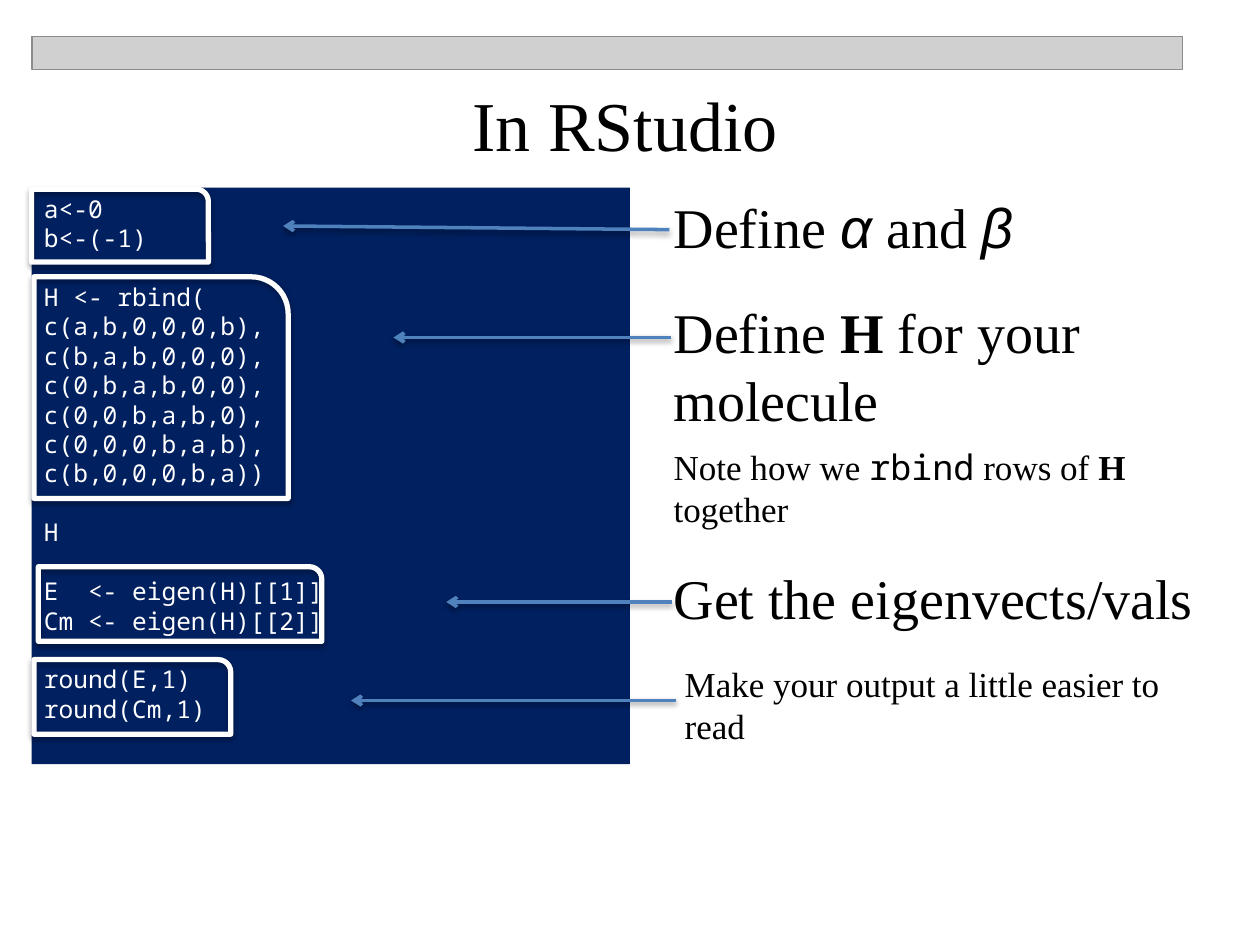
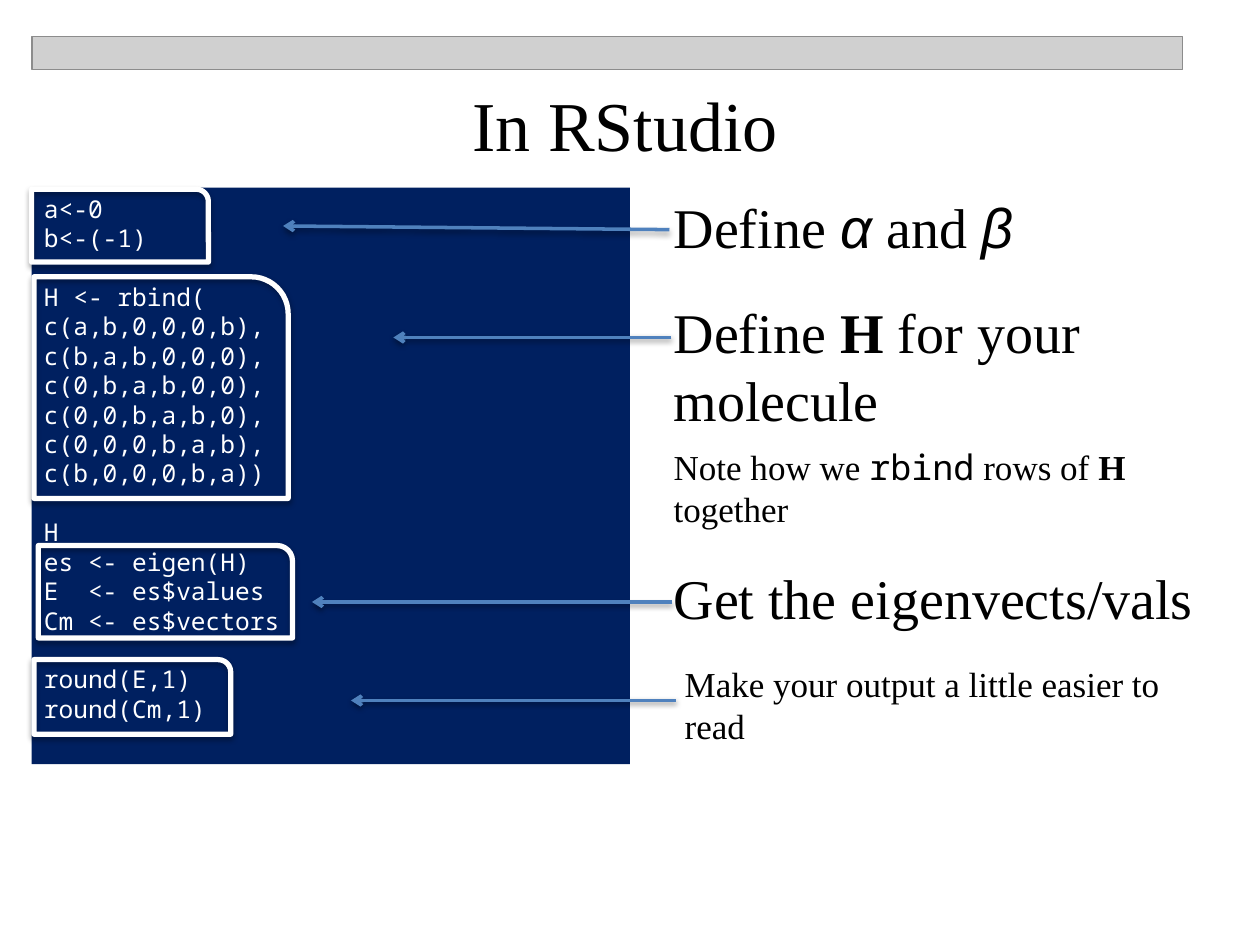
Before and after one commit to npetraco/CHE302, a slide deck: slide 9 of Laboratories/Lab5/Huckel_MO_Workshop.pptx. Drawn at 1260x945 pixels with LibreOffice and Linux fonts; fonts in the diff are those of the drawing; grey boxes stand for pictures. Boxes give left, top, right and bottom in pixels: in the first picture for what was removed or moved away, otherwise in the second. Text is boxed around its words. In the diff, an @@ line names an element or a change of style, - is before the commit and + after.

```diff
--- a/Laboratories/Lab5/Huckel_MO_Workshop.pptx
+++ b/Laboratories/Lab5/Huckel_MO_Workshop.pptx
@@ round rect resized from (x1=38, y1=567, x2=321, y2=641) to (x1=38, y1=546, x2=292, y2=638) @@
@@ text in rectangle at (x1=44, y1=552, x2=279, y2=636): text changed @@
-E <- eigen(H)[[1]]
-Cm <- eigen(H)[[2]]
+es <- eigen(H)
+E <- es$values
+Cm <- es$vectors
@@ arrow moved from (673, 602) - (446, 602) to (673, 602) - (312, 602) @@
```
Also in this commit, not shown: 3 other slides changed, 2 slides added, 1 other file.
